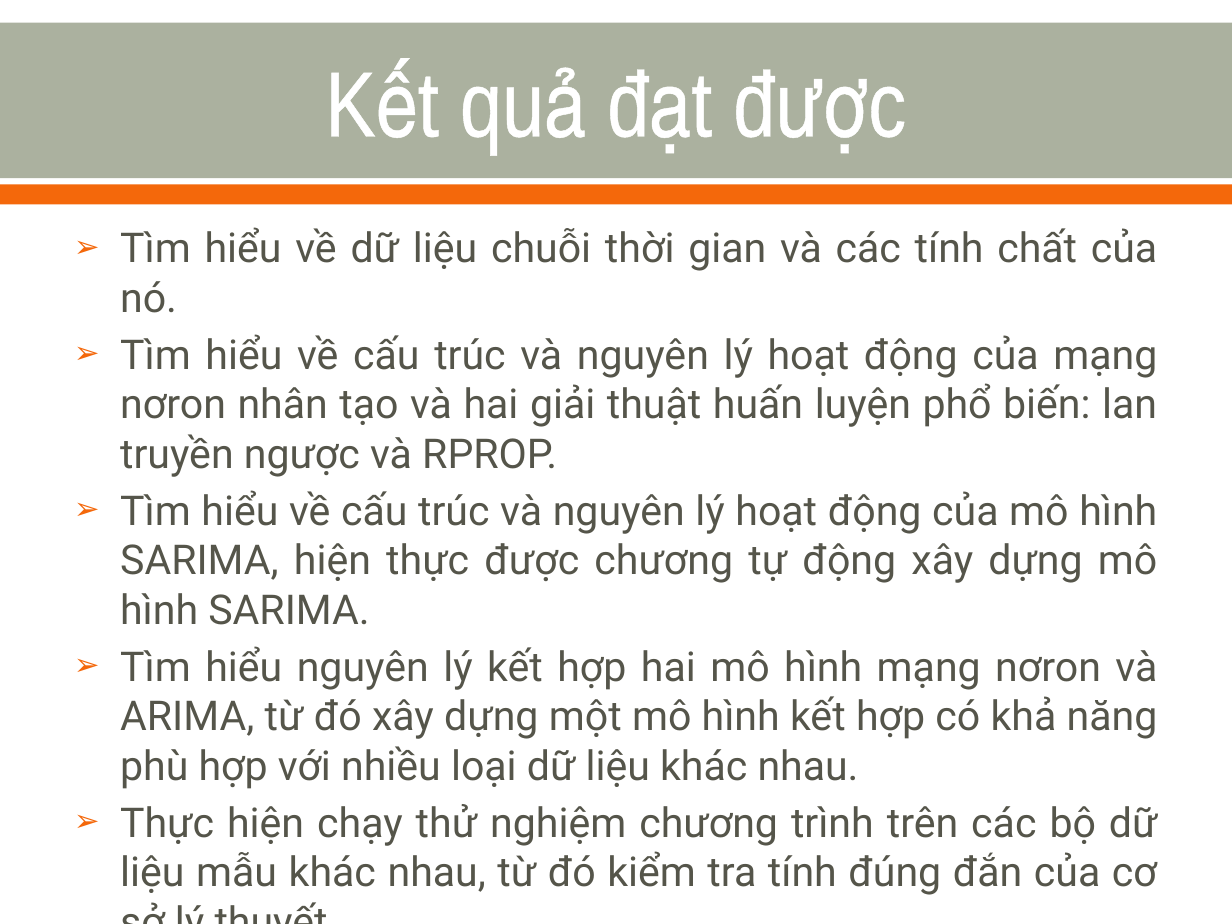
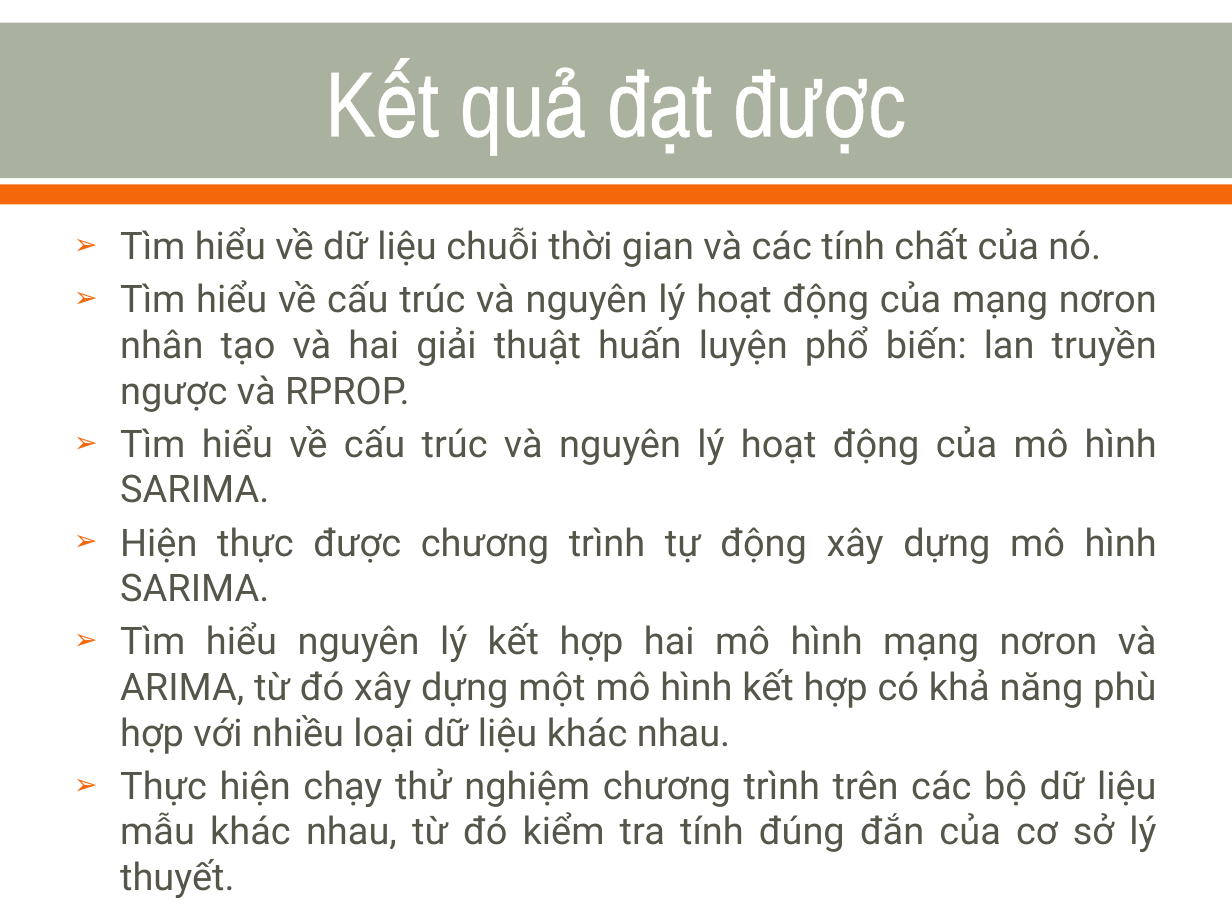
Before and after one commit to nvtthai/forecast-time-series, a slide deck: slide 52 of Report/Presentation.ppt (slide 58 before the commit). Drawn at 1232x924 pixels with LibreOffice and Linux fonts; fonts in the diff are those of the drawing. Boxes give left, top, right and bottom in pixels: in the first picture for what was removed or moved away, otherwise in the second. Text is boxed around its words. In the diff, an @@ line names an element or a change of style, - is before the commit and + after.

```diff
--- a/Report/Presentation.ppt
+++ b/Report/Presentation.ppt
@@ text at (120,227,1157,898): size 24 to 22.2 pt in "Tìm hiểu về dữ liệu chuỗi thời ...", "Tìm hiểu về cấu trúc và nguyên ...", "Tìm hiểu nguyên lý kết hợp hai ...", "Thực hiện chạy thử nghiệm chương trình ..." @@
@@ text at (120,425,1157,602): text changed; size 24 to 22.2 pt @@
-➢ Tìm hiểu về cấu trúc và nguyên lý hoạt động của mô hình SARIMA, hiện thực được chương tự động xây dựng mô hình SARIMA.
+➢ Tìm hiểu về cấu trúc và nguyên lý hoạt động của mô hình SARIMA.
+➢ Hiện thực được chương trình tự động xây dựng mô hình SARIMA.
```
Also in this commit, not shown: 10 other slides changed, 5 slides added, 11 slides removed.
